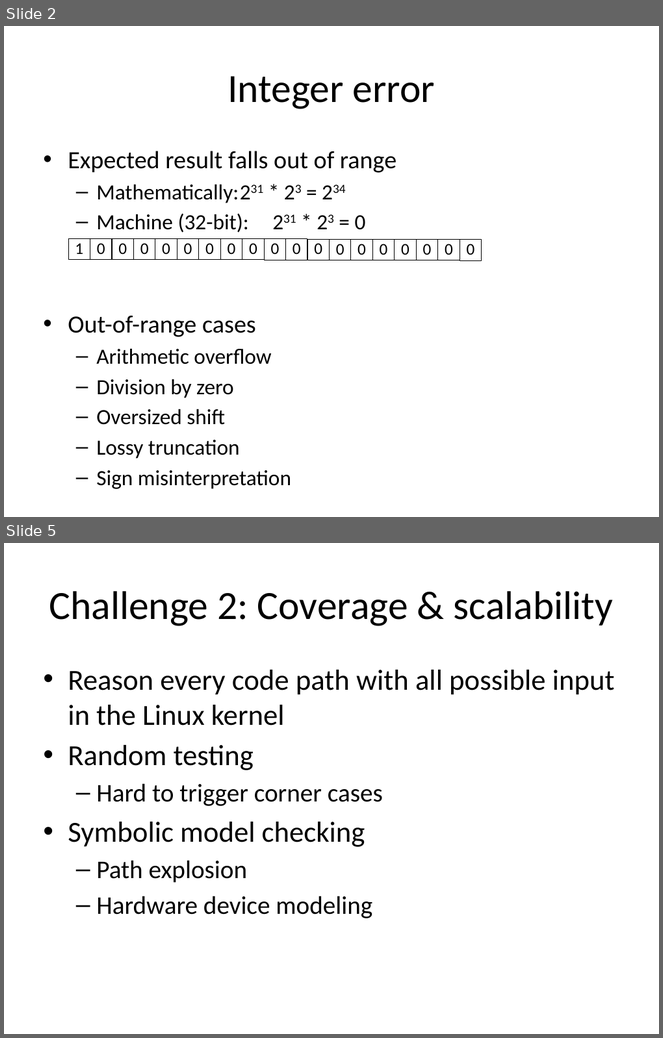
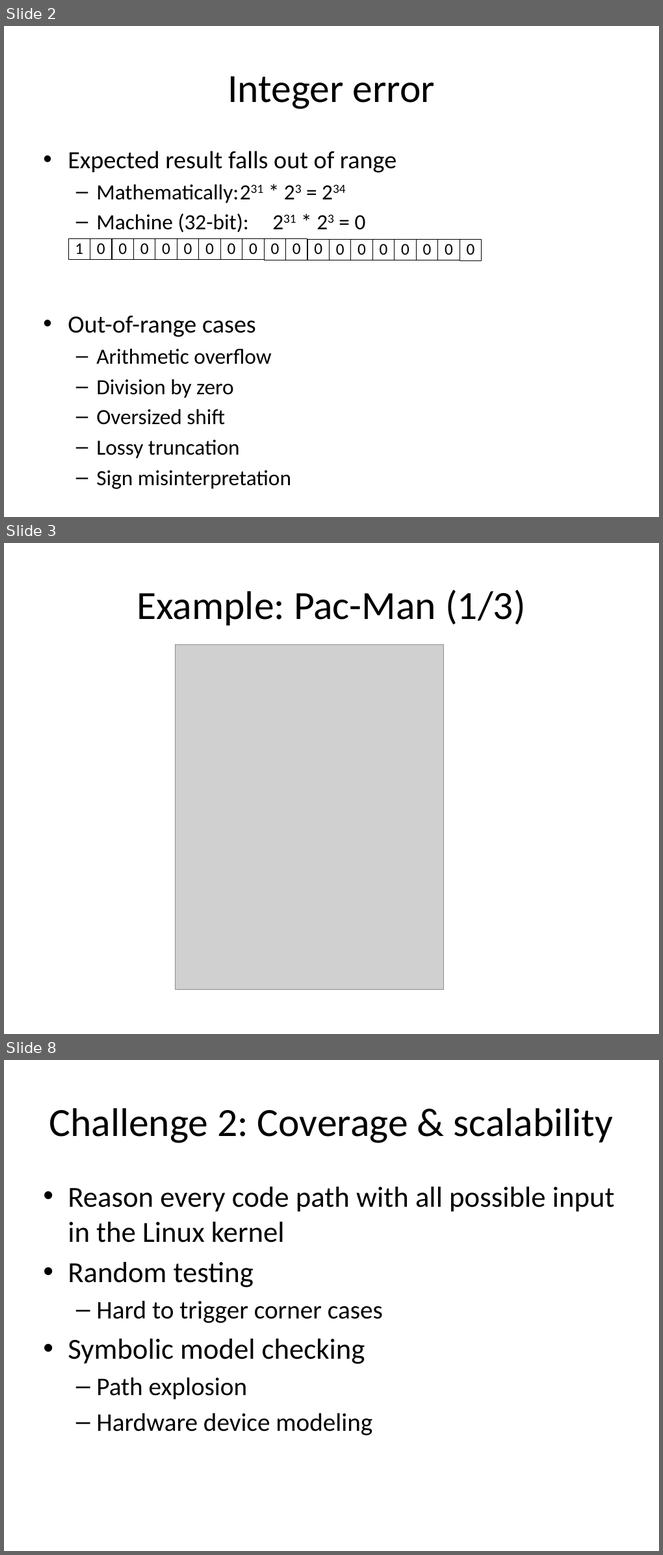
Before and after one commit to jiazhihao/6857, a slide deck: slides/kint.pptx. Shown one above the other, each under a label of ours: slides 2 and 5 before the commit, slides 2, 3 and 8 after it; the slides between them are not shown. The pictures are 663x1038 and 663x1555 pixels, drawn with LibreOffice and Linux fonts; fonts in the diff are those of the drawing; grey boxes stand for pictures. Boxes give left, top, right and bottom in pixels: in the first picture for what was removed or moved away, otherwise in the second. Text is boxed around its words. In the diff, an @@ line names an element or a change of style, - is before the commit and + after.

Commit message:
error example pics & timeout data

```diff
--- a/slides/kint.pptx
+++ b/slides/kint.pptx
@@ slide 3 added at (4,543,659,1034), background #FFFFFF @@
@@ title added at (137,590,525,626), 44 pt, text #000000 @@
+Example: Pac-Man (1/3)
@@ picture added at (175,644,443,990) @@
@@ what was slide 5 is now slide 8 @@
```
Also in this commit, not shown: 4 slides changed, 2 other slides added.
